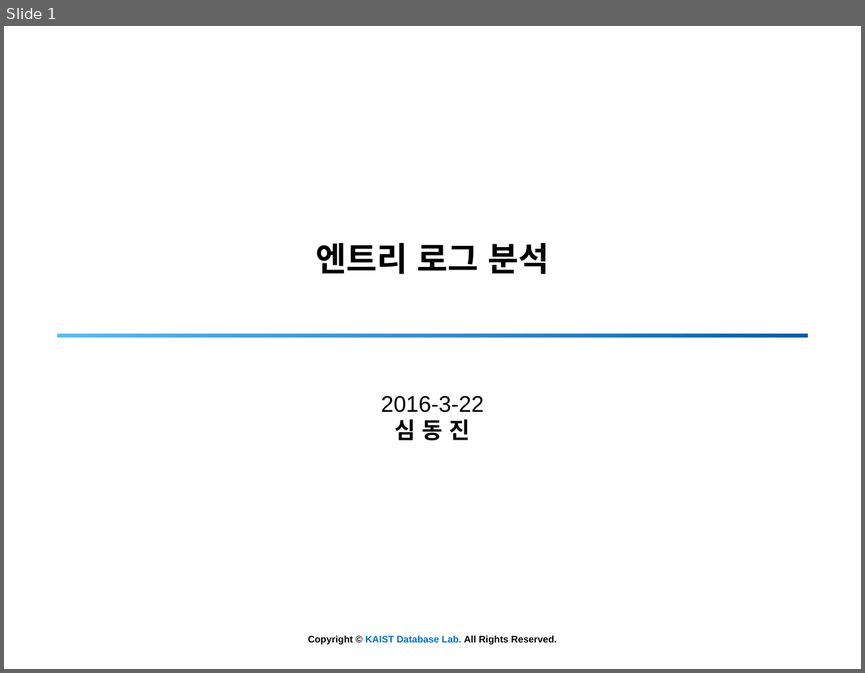
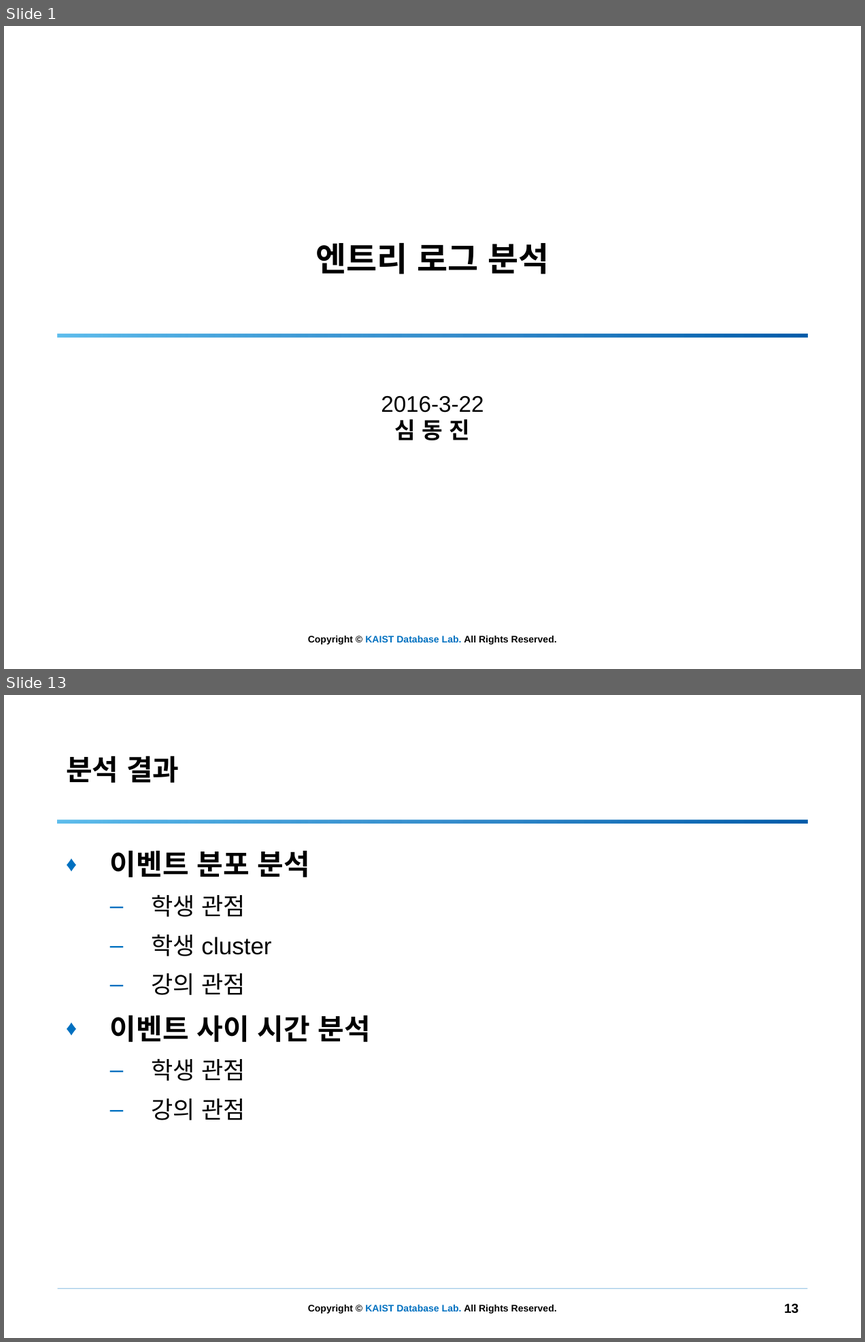
Before and after one commit to simdj/entry_log_analysis, a slide deck: 160322 로그분석.pptx. Shown one above the other, each under a label of ours: slide 1 before the commit, slides 1 and 13 after it; the slides between them are not shown. The pictures are 865x673 and 865x1342 pixels, drawn with LibreOffice and Linux fonts; fonts in the diff are those of the drawing; background and template pictures are left out. Boxes give left, top, right and bottom in pixels: in the first picture for what was removed or moved away, otherwise in the second. Text is boxed around its words. In the diff, an @@ line names an element or a change of style, - is before the commit and + after.

```diff
--- a/160322 로그분석.pptx
+++ b/160322 로그분석.pptx
@@ slide 13 added at (x1=4, y1=695, x2=861, y2=1338), background #FFFFFF; not listed: 1 template element that a slide beside it also shows @@
@@ title added at (x1=66, y1=756, x2=179, y2=783), 30 pt, text #000000, bold, small capitals @@
+분석 결과
@@ rectangle added at (x1=57, y1=820, x2=807, y2=824), fill gradient #5FBEED to #0070C0 to #015CAA @@
@@ text added at (x1=110, y1=850, x2=371, y2=1120), 20 pt, text #000000 @@
+♦ 이벤트 분포 분석
+  – 학생 관점
+  – 학생 cluster
+  – 강의 관점
+♦ 이벤트 사이 시간 분석
+  – 학생 관점
+  – 강의 관점
@@ line added from (57, 1288) to (808, 1288), #0070C0 0.25 pt @@
@@ page number added at (x1=784, y1=1303, x2=798, y2=1313), 11 pt, text #000000, bold @@
+13
```
Also in this commit, not shown: 7 slides changed, 24 other slides added, 5 slides removed, 14 other files.
